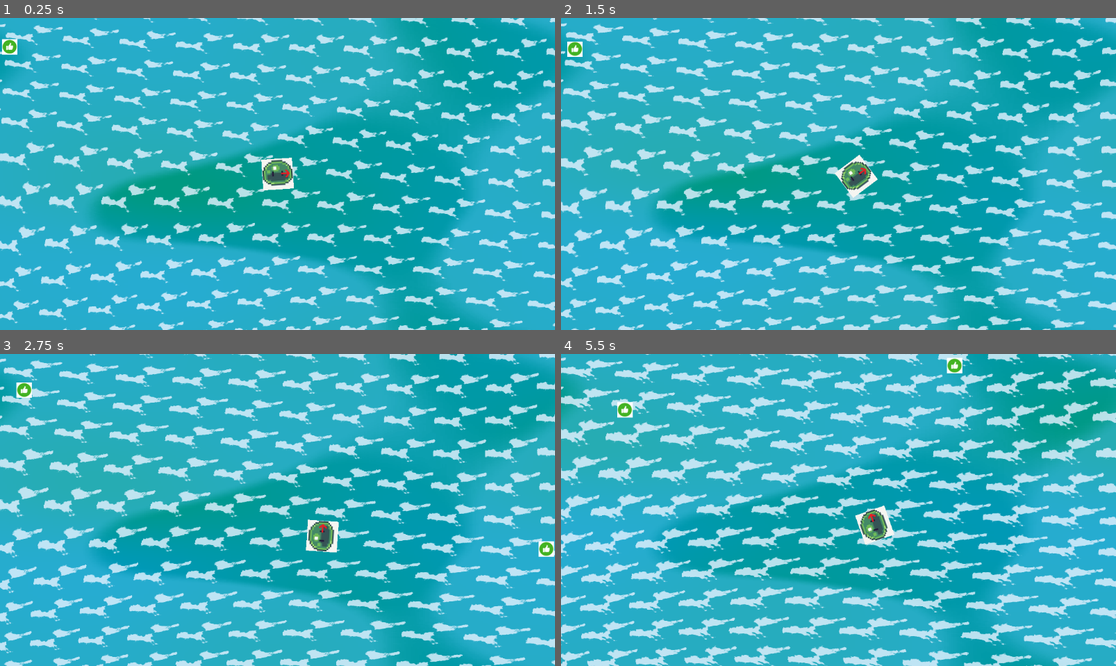
Above: before the commit, frames 1-4 (two rows, left to right).
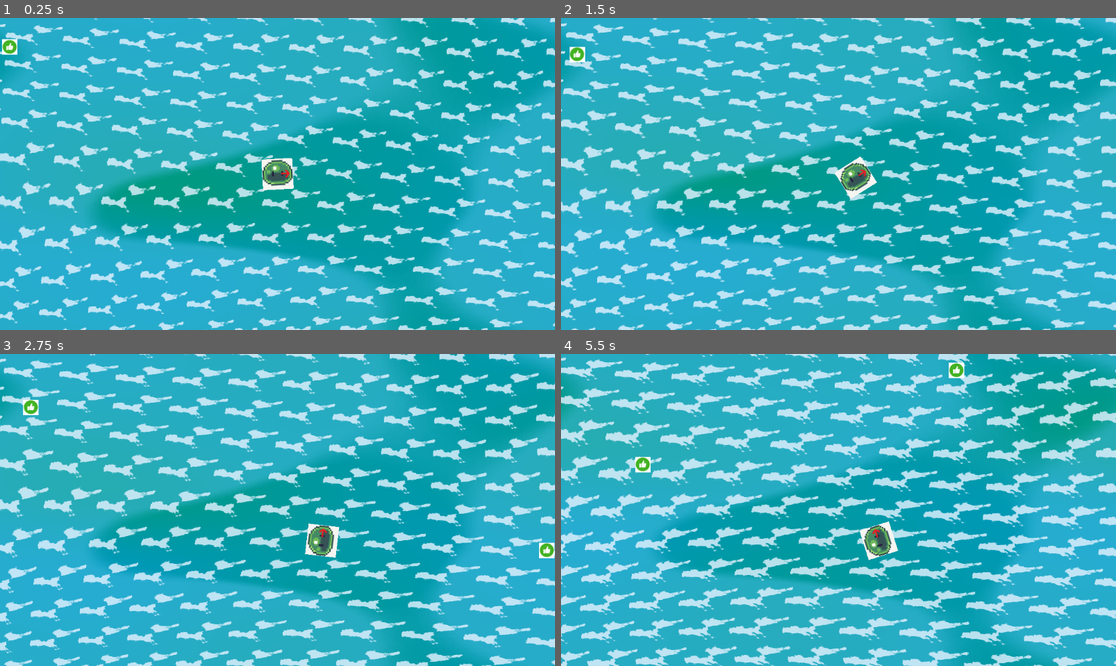
Above: after the commit, the same moments.

Repository: Of-Machines-and-Men/flotscum
Game: Godot game, scene res://scenes/levels/game_world.tscn
Two runs of this game, one before a commit and one after it. Both use one fixed random seed, a clock stepped at 60 frames per second and the inputs below.
Inputs (mouse positions are in pixels of both pictures, inside the frame that each line leads up to):
- Up to frame 1 (0.25 s): no input
- Up to frame 2 (1.5 s): move the mouse to (960, 158) at 0.52 s; hold D (moveright) 0.53-1.28 s; move the mouse to (727, 189) at 1.27 s; hold S (movedown) from 1.28 s (still down)
- Up to frame 3 (2.75 s): move the mouse to (333, 441) at 2.02 s; release S (movedown) at 2.03 s; hold D (moveright) from 2.03 s (still down)
- Up to frame 4 (5.5 s): move the mouse to (810, 572) at 2.77 s; release D (moveright) at 2.78 s; hold W (moveup) 2.78-3.53 s; move the mouse to (1005, 556) at 3.52 s; hold A (moveleft) 3.53-5.03 s; move the mouse to (672, 463) at 4.27 s; move the mouse to (866, 510) at 5.02 s; hold S (movedown) from 5.03 s (still down)

The runs differ from the first frame. In frame 1, less than 0.1% of the frame differs, in the area x 0-53%, y 6-56%; in frame 2, 0.5%; in frame 3, 0.8%; in frame 4, 1.3%, in the area x 10-73%, y 1-67%.

Commit message:
add dynamic current system

Diff:
--- a/scripts/managers/ocean_current_manager.gd
+++ b/scripts/managers/ocean_current_manager.gd
@@ -1,15 +1,38 @@
 extends Node
 
-func get_current_direction_at_location(_position: Vector2) -> Vector2:
-	return Vector2(1.0, 0.5).normalized()
+# Mirror shader values exactly
+const CURRENT_A_DIR := Vector2(0.7, 0.3)
+const CURRENT_B_DIR := Vector2(-0.3, 0.7)
+const CURRENT_A_SPEED := 0.2
+const CURRENT_B_SPEED := 0.1
+const CURRENT_A_FREQUENCY := 0.2
+const CURRENT_B_FREQUENCY := 0.15
+const WAVE_SCALE := 1.0
 
-func get_current_strength_at_location(_position: Vector2) -> float:
-	return 10.0
-# Called when the node enters the scene tree for the first time.
-func _ready() -> void:
-	pass # Replace with function body.
+@export var current_strength: float = 20.0
 
+var _time: float = 0.0
 
-# Called every frame. 'delta' is the elapsed time since the previous frame.
 func _process(delta: float) -> void:
-	pass
+	_time += delta
+
+func _get_speed_a() -> float:
+	return CURRENT_A_SPEED * (sin(_time * CURRENT_A_FREQUENCY) * 0.5 + 0.5)
+
+func _get_speed_b() -> float:
+	return CURRENT_B_SPEED * (sin(_time * CURRENT_B_FREQUENCY) * 0.5 + 0.5)
+
+func _get_position_strength(world_pos: Vector2) -> float:
+	# Approximate noise texture variation using layered sin
+	var uv = world_pos / get_viewport().get_visible_rect().size
+	var wave_a = sin(uv.x * WAVE_SCALE * 10.0 + _time * _get_speed_a())
+	var wave_b = sin(uv.y * WAVE_SCALE * 10.0 + _time * _get_speed_b())
+	return (max(wave_a, wave_b) * 0.5 + 0.5)  # remap to 0-1
+
+func get_current_direction_at_location(_world_pos: Vector2) -> Vector2:
+	var current_a = CURRENT_A_DIR.normalized() * _get_speed_a()
+	var current_b = CURRENT_B_DIR.normalized() * _get_speed_b()
+	return (current_a + current_b).normalized()
+
+func get_current_strength_at_location(world_pos: Vector2) -> float:
+	return current_strength * _get_position_strength(world_pos)
